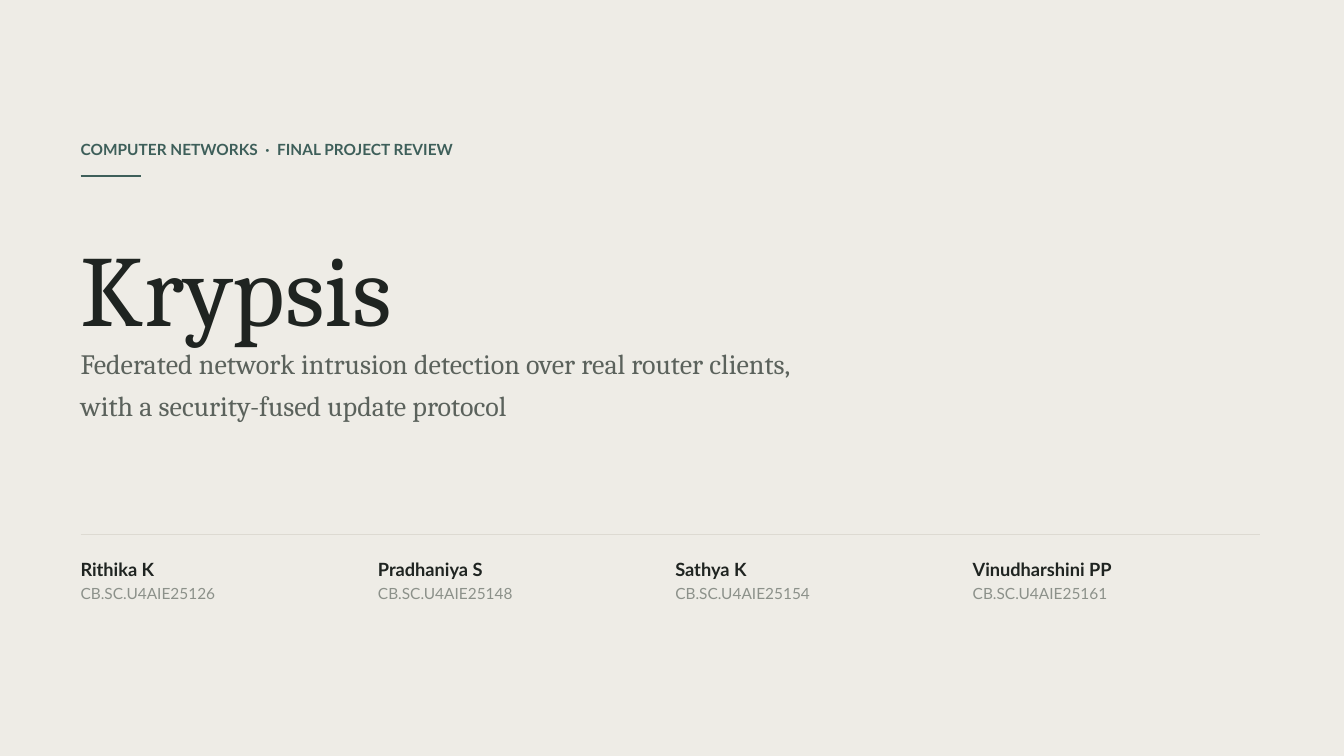
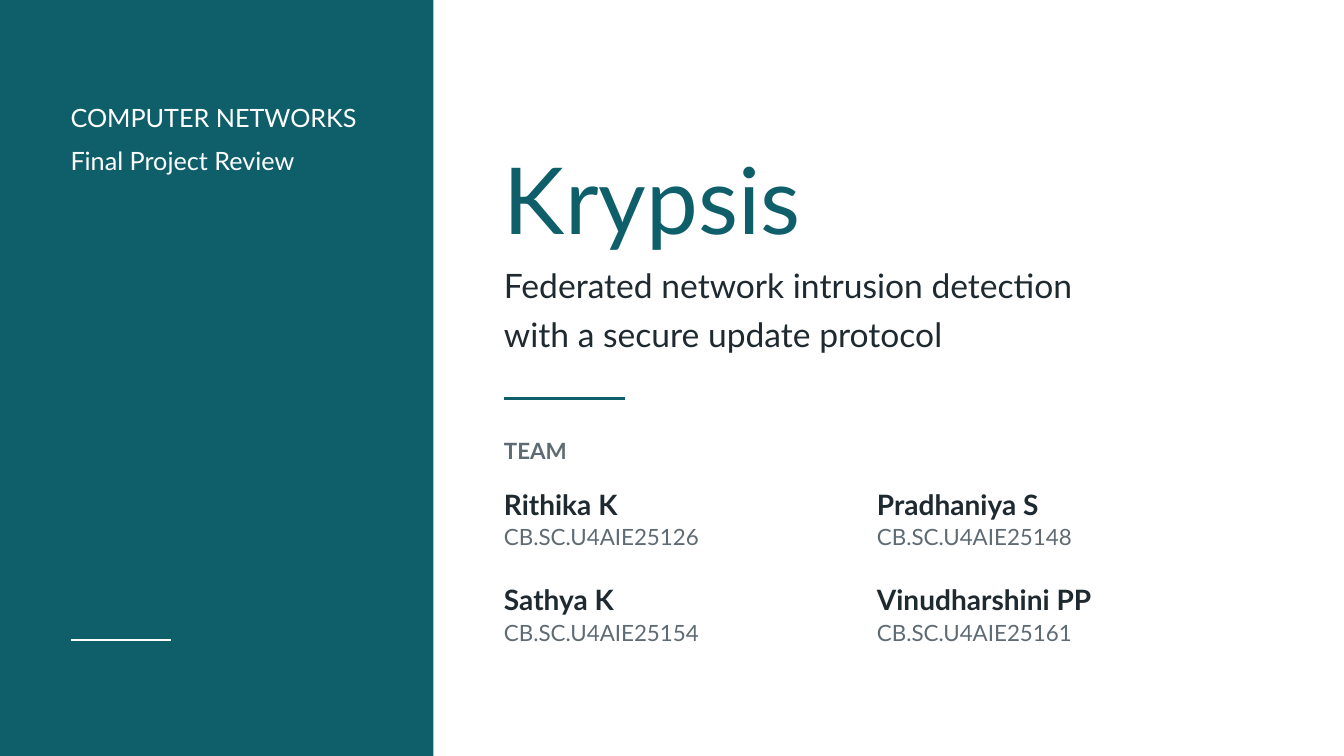
Before and after one commit to Vinudharshini18/Krypsis-A-network-intrusion-detection-system, a slide deck: slide 1 of presentation/Krypsis_Final_Review.pptx. Drawn at 1344x756 pixels with LibreOffice and Linux fonts; fonts in the diff are those of the drawing. Boxes give left, top, right and bottom in pixels: in the first picture for what was removed or moved away, otherwise in the second. Text is boxed around its words. In the diff, an @@ line names an element or a change of style, - is before the commit and + after.

Commit message:
Final review deck: 18-slide professional version

```diff
--- a/presentation/Krypsis_Final_Review.pptx
+++ b/presentation/Krypsis_Final_Review.pptx
@@ rectangle removed at (0,0,1344,756) @@
@@ rectangle added at (0,0,434,756), fill #0F5F6B @@
@@ text at (71,108,357,174): text changed; size 11 to 18 pt; text colour #3E5F5A to #FFFFFF; bold off @@
-COMPUTER NETWORKS · FINAL PROJECT REVIEW
+COMPUTER NETWORKS
+Final Project Review
@@ text "Krypsis": place and size @@
-text "Krypsis" at (81,258,392,348)
+text "Krypsis" at (504,166,800,250)
@@ text "Krypsis" at (504,166,800,250): size 72 to 66 pt, font Cambria to Lato, text colour #1F2421 to #0F5F6B; line spacing 1.2 to 1.15 @@
@@ line removed from (81, 176) to (141, 176) @@
@@ text at (504,273,1073,353): text changed; size 20 to 24 pt; font Cambria to Lato; text colour #5B625C to #1E2A30 @@
-Federated network intrusion detection over real router clients,
-with a security-fused update protocol
+Federated network intrusion detection
+with a secure update protocol
@@ line added from (504, 398) to (625, 398), #0F5F6B 2 pt @@
@@ text added at (504,443,567,459), 16 pt, text #5F6B73, bold @@
+TEAM
@@ text at (504,494,699,545): text changed; size 11 to 16 pt; text colour #8C918A to #5F6B73 @@
-Sathya K
-CB.SC.U4AIE25154
+Rithika K
+CB.SC.U4AIE25126
@@ text "Pradhaniya S": place and size @@
-text "Pradhaniya S" at (378,562,513,599)
+text "Pradhaniya S" at (877,494,1072,545)
@@ text "Pradhaniya S" at (877,494,1072,545): size 13 to 20 pt, text colour #1F2421 to #1E2A30 in "Pradhaniya S"; size 11 to 16 pt, text colour #8C918A to #5F6B73 in "CB.SC.U4AIE25148"; line spacing 1.2 to 1.1 @@
@@ line removed from (81, 534) to (1260, 534) @@
@@ text at (504,589,699,641): text changed; size 11 to 16 pt; text colour #8C918A to #5F6B73 @@
-Rithika K
-CB.SC.U4AIE25126
+Sathya K
+CB.SC.U4AIE25154
@@ text "Vinudharshini PP": place and size @@
-text "Vinudharshini PP" at (973,562,1112,599)
+text "Vinudharshini PP" at (877,589,1092,641)
@@ text "Vinudharshini PP" at (877,589,1092,641): size 13 to 20 pt, text colour #1F2421 to #1E2A30 in "Vinudharshini PP"; size 11 to 16 pt, text colour #8C918A to #5F6B73 in "CB.SC.U4AIE25161"; line spacing 1.2 to 1.1 @@
@@ line added from (71, 640) to (171, 640), #FFFFFF 1.5 pt @@
```
Also in this commit, not shown: 17 slides added, 11 slides removed, 3 other files.
